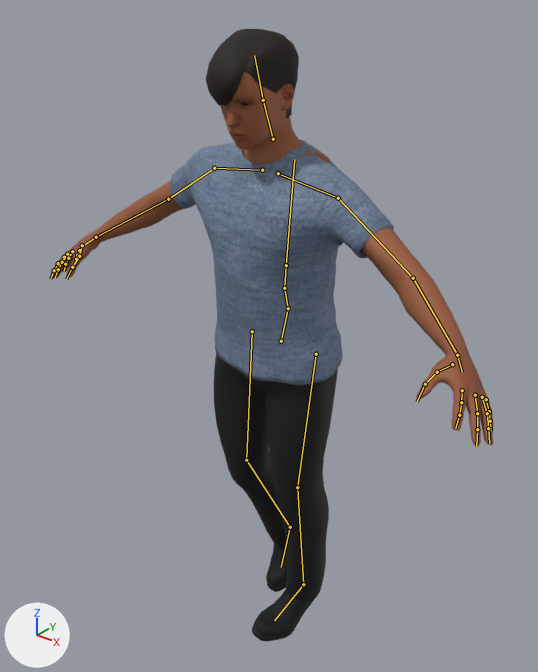
One commit to the glTF model public/models/npcs/joburg-driver.glb: the scene before it, then after it.
Rendered twice from a camera (50 mm lens) standing at (1.117, -1.455, 1.858) and looking at (-0.081, 0.042, 0.93). Lighting does not change. The marker at lower left points along +X, +Y and +Z. The older version comes first. Both versions are drawn at frame 17 of the action 'sprint'; the numbers are the values there. The bones that change, and the others that lie on the model, are drawn over the model as lines.

Objects in the first picture: 'EyesMesh', 'HairShoesMesh', 'OutfitMesh', 'SkinMesh'.
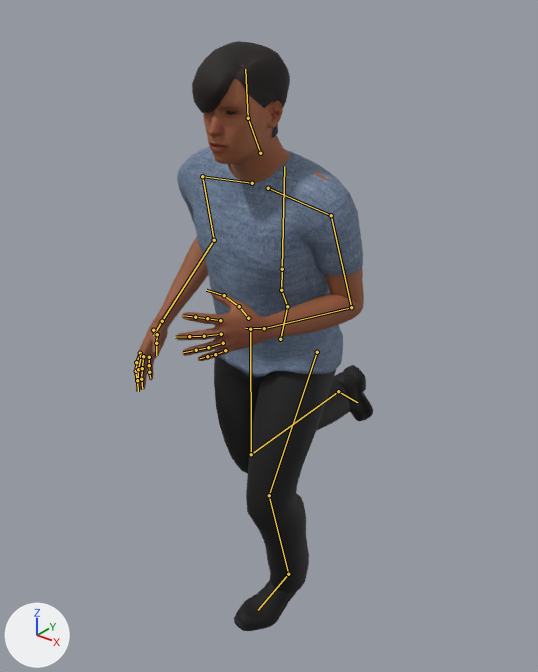
Location of each change, (x1, y1, x2, y2) in pixels of the pictures (538 x 672 px):
'OutfitMesh', posed (17% narrower)
    before: (170, 139, 394, 602)
    after: (177, 146, 363, 593)
'SkinMesh', posed
    before: (50, 57, 494, 445)
    after: (134, 65, 364, 391)
'HairShoesMesh', posed (67% wider)
    before: (206, 29, 314, 641)
    after: (192, 41, 373, 631)
bone 'Hips', root to tip
    before: (281, 341) to (288, 308)
    after: (280, 339) to (287, 306)
bone 'Spine', root to tip
    before: (288, 308) to (284, 288)
    after: (287, 306) to (281, 290)
bone 'Chest', root to tip
    before: (284, 288) to (286, 265)
    after: (281, 290) to (282, 269)
bone 'UpperArm_L', root to tip
    before: (338, 198) to (413, 278)
    after: (331, 215) to (351, 307)
bone 'LowerArm_L', root to tip
    before: (413, 278) to (457, 355)
    after: (351, 307) to (264, 328)
bone 'UpperArm_R', root to tip
    before: (214, 168) to (168, 199)
    after: (202, 176) to (214, 240)
bone 'LowerArm_R', root to tip
    before: (168, 199) to (96, 237)
    after: (214, 240) to (162, 321)
bone 'Head', root to tip
    before: (263, 100) to (254, 55)
    after: (248, 118) to (245, 69)
bone 'UpperLeg_L', root to tip
    before: (316, 354) to (297, 487)
    after: (317, 352) to (269, 495)
bone 'LowerLeg_L', root to tip
    before: (297, 487) to (303, 584)
    after: (269, 495) to (288, 574)
bone 'Foot_L', root to tip
    before: (303, 584) to (274, 620)
    after: (288, 574) to (258, 610)
bone 'UpperLeg_R', root to tip
    before: (252, 331) to (246, 460)
    after: (250, 329) to (251, 454)
bone 'LowerLeg_R', root to tip
    before: (246, 460) to (290, 527)
    after: (251, 454) to (338, 391)
bone 'Foot_R', root to tip
    before: (290, 527) to (281, 567)
    after: (338, 391) to (357, 402)

Diff of the bpy script that builds the scene:
```diff
--- a/public/models/npcs/joburg-driver.glb.py
+++ b/public/models/npcs/joburg-driver.glb.py
@@ bone_hips @@
 bone_hips = bpy.data.objects['Npc_joburg-driver'].pose.bones['Hips']  # child of 'Root'
-bone_hips.location = (0.0, -0.037, -0.014)
-bone_hips.rotation_quaternion = (1.0, 0.01, 0.006, -0.001)  # degrees (1, 1, 0)
+bone_hips.location = (0.0, -0.031, -0.011)
+bone_hips.rotation_quaternion = (0.999, 0.027, 0.037, -0.009)  # degrees (3, 4, -1)
@@ bone_spine @@
 bone_spine = bpy.data.objects['Npc_joburg-driver'].pose.bones['Spine']  # child of 'Hips'
-bone_spine.rotation_quaternion = (0.995, 0.064, -0.008, -0.013)  # degrees (7, -1, -2)
+bone_spine.rotation_quaternion = (0.986, 0.167, -0.019, -0.007)  # degrees (19, -2, -1)
@@ bone_chest @@
 bone_chest = bpy.data.objects['Npc_joburg-driver'].pose.bones['Chest']  # child of 'Spine'
-bone_chest.rotation_quaternion = (0.999, -0.026, -0.001, -0.001)  # degrees (-3, 0, 0)
+bone_chest.rotation_quaternion = (0.998, -0.068, -0.004, -0.009)  # degrees (-8, 0, -1)
@@ bone_upperarm_l @@
 bone_upperarm_l = bpy.data.objects['Npc_joburg-driver'].pose.bones['UpperArm_L']  # child of 'clavicle_l'
-bone_upperarm_l.rotation_quaternion = (0.93, 0.082, -0.159, 0.135)  # degrees (7, -20, 15)
+bone_upperarm_l.rotation_quaternion = (0.949, 0.005, 0.153, -0.271)  # degrees (-4, 17, -33)
@@ bone_lowerarm_l @@
 bone_lowerarm_l = bpy.data.objects['Npc_joburg-driver'].pose.bones['LowerArm_L']  # child of 'UpperArm_L'
-bone_lowerarm_l.rotation_quaternion = (0.932, -0.045, 0.0, -0.004)  # degrees (-6, 0, -1)
+bone_lowerarm_l.rotation_quaternion = (0.837, 0.545, 0.0, 0.05)  # degrees (66, -3, 5)
@@ bone_upperarm_r @@
 bone_upperarm_r = bpy.data.objects['Npc_joburg-driver'].pose.bones['UpperArm_R']  # child of 'clavicle_r'
-bone_upperarm_r.rotation_quaternion = (0.953, -0.044, -0.011, -0.136)  # degrees (-5, -2, -16)
+bone_upperarm_r.rotation_quaternion = (0.955, -0.108, -0.12, 0.246)  # degrees (-16, -10, 30)
@@ bone_lowerarm_r @@
 bone_lowerarm_r = bpy.data.objects['Npc_joburg-driver'].pose.bones['LowerArm_R']  # child of 'UpperArm_R'
-bone_lowerarm_r.rotation_quaternion = (0.953, -0.13, 0.0, 0.012)  # degrees (-16, 0, 1)
+bone_lowerarm_r.rotation_quaternion = (0.96, 0.277, 0.0, -0.025)  # degrees (32, 1, -3)
@@ bone_head @@
 bone_head = bpy.data.objects['Npc_joburg-driver'].pose.bones['Head']  # child of 'neck_01'
-bone_head.rotation_quaternion = (0.989, 0.102, -0.001, 0.012)  # degrees (12, 0, 1)
+bone_head.rotation_quaternion = (0.996, -0.08, 0.003, 0.031)  # degrees (-9, 1, 4)
@@ bone_upperleg_l @@
 bone_upperleg_l = bpy.data.objects['Npc_joburg-driver'].pose.bones['UpperLeg_L']  # child of 'Hips'
-bone_upperleg_l.rotation_quaternion = (0.994, 0.011, -0.058, 0.071)  # degrees (1, -7, 8)
+bone_upperleg_l.rotation_quaternion = (-0.977, 0.134, 0.037, -0.158)  # degrees (-16, -2, 19)
@@ bone_lowerleg_l @@
 bone_lowerleg_l = bpy.data.objects['Npc_joburg-driver'].pose.bones['LowerLeg_L']  # child of 'UpperLeg_L'
-bone_lowerleg_l.rotation_quaternion = (0.986, 0.085, 0.0, -0.005)  # degrees (10, 0, -1)
+bone_lowerleg_l.rotation_quaternion = (0.948, 0.318, 0.0, -0.017)  # degrees (37, 1, -2)
@@ bone_foot_l @@
 bone_foot_l = bpy.data.objects['Npc_joburg-driver'].pose.bones['Foot_L']  # child of 'LowerLeg_L'
-bone_foot_l.rotation_quaternion = (0.987, -0.033, -0.086, 0.105)  # degrees (-5, -9, 13)
+bone_foot_l.rotation_quaternion = (0.985, -0.087, -0.082, 0.124)  # degrees (-11, -8, 15)
@@ bone_upperleg_r @@
 bone_upperleg_r = bpy.data.objects['Npc_joburg-driver'].pose.bones['UpperLeg_R']  # child of 'Hips'
-bone_upperleg_r.rotation_quaternion = (-0.993, -0.019, -0.066, 0.047)  # degrees (2, 8, -5)
+bone_upperleg_r.rotation_quaternion = (0.991, 0.041, 0.092, -0.059)  # degrees (4, 11, -6)
@@ bone_lowerleg_r @@
 bone_lowerleg_r = bpy.data.objects['Npc_joburg-driver'].pose.bones['LowerLeg_R']  # child of 'UpperLeg_R'
-bone_lowerleg_r.rotation_quaternion = (0.914, 0.213, 0.0, 0.012)  # degrees (26, 0, 1)
+bone_lowerleg_r.rotation_quaternion = (0.719, 0.692, 0.0, 0.038)  # degrees (88, -3, 3)
@@ bone_foot_r @@
 bone_foot_r = bpy.data.objects['Npc_joburg-driver'].pose.bones['Foot_R']  # child of 'LowerLeg_R'
-bone_foot_r.rotation_quaternion = (0.988, 0.098, 0.101, -0.053)  # degrees (11, 12, -5)
+bone_foot_r.rotation_quaternion = (0.97, 0.201, 0.134, 0.0)  # degrees (24, 15, 3)
```
